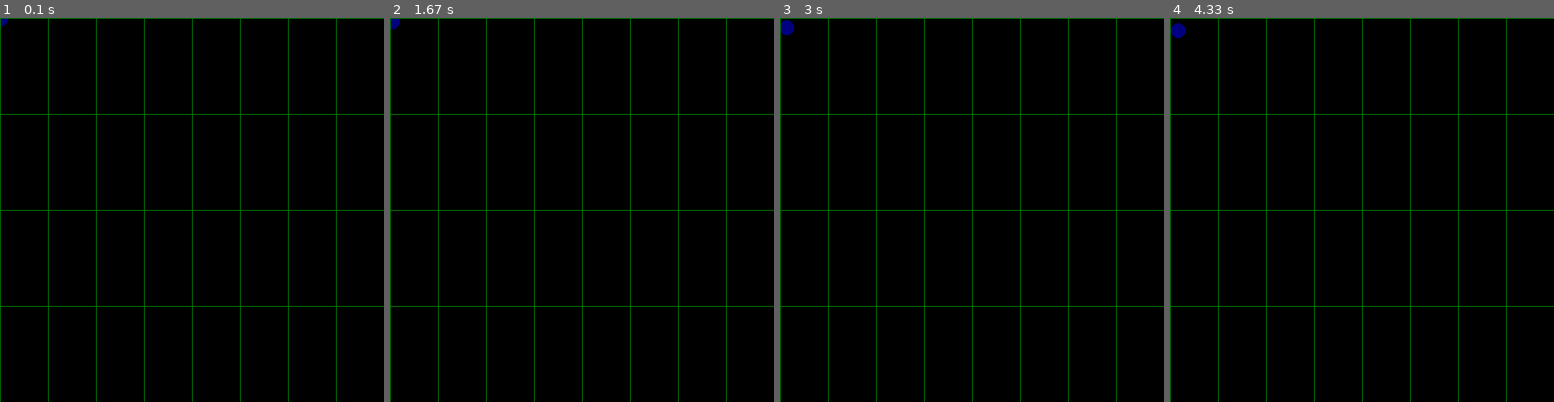
Above: before the commit, frames 1-4 (left to right).
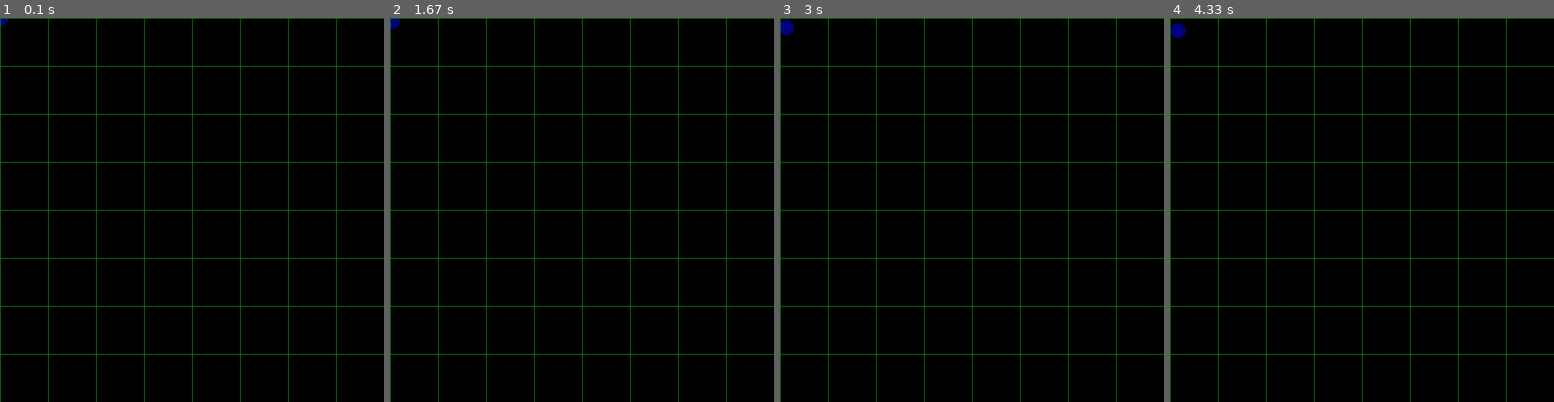
Above: after the commit, the same moments.

Repository: tjacek/planning
Game: pygame game, started from localization/model.py
Same seed, same stepped clock (60 frames per second), same inputs: the game is played once before the commit and once after it.
Inputs (mouse positions are in pixels of both pictures, inside the frame that each line leads up to):
- Up to frame 1 (0.1 s): no input
- Up to frame 2 (1.67 s): move the mouse to (620, 294) at 0.83 s; click (620, 294) at 1.07 s; press the mouse at (620, 294) at 1.47 s; move the mouse to (532, 248) at 1.57 s
- Up to frame 3 (3 s): release the mouse at (833, 198) at 1.7 s; press the mouse at (1010, 294) at 2.3 s; move the mouse to (1064, 325) at 2.4 s; release the mouse at (1117, 355) at 2.53 s
- Up to frame 4 (4.33 s): press the mouse at (1400, 294) at 3.23 s; move the mouse to (1431, 236) at 3.33 s; release the mouse at (1461, 175) at 3.47 s; press the mouse at (1400, 294) at 4.23 s

The runs differ from the first frame. In frame 1, 0.8% of the frame differs, in the area x 0-100%, y 12-88%; in frame 2, 0.8%; in frame 3, 0.8%; in frame 4, 0.8%.

Commit message:
rescale state

Diff:
--- a/localization/model.py
+++ b/localization/model.py
@@ -29,6 +29,8 @@
     def __init__(self,envir,bounds=(512,512)):
         self.envir=envir
         self.bounds=bounds
+        self.scale_x=1.0
+        self.scale_y=1.0
 
     def on_click(self,point):
         print(point)
@@ -42,19 +44,34 @@
     def show(self,window):
         window.fill((0,0,0))
         state=self.envir.get_state()[:2]
-        if(not (state is None)):
-            pg.draw.circle(window,(0,0,128),state,10)
-        self.draw_lines(window,step=64,horiz=True)
-        self.draw_lines(window,step=128,horiz=False)
+        state=self.normalize(state)
+#        if(not (state is None)):
+        pg.draw.circle(window,(0,0,128),state,10)
+        self.draw_lines(window,step=self.scale_x*64,horiz=True)
+        self.draw_lines(window,step=self.scale_y*64,horiz=False)
+
+    def normalize(self,state):
+        x,y=state
+        if(self.bounds[0]<x):
+            self.scale_x=0.9*(self.bounds[0]/x)
+        else:
+            self.scale_x=1.0
+        if(self.bounds[1]<y):
+            self.scale_y=0.9*(self.bounds[1]/y)
+        else:
+            self.scale_y=1.0
+        new_state=[self.scale_x*x,self.scale_y*y]
+        return np.array(new_state)
 
     def draw_lines(self,window,step=64,horiz=True,color=(0,128,0)):
         n_lines= int(self.bounds[0]/step)
         for i in range(n_lines):
             x_i= i*step
+
             if(horiz):
+                start,end=(0,x_i),(self.bounds[0],x_i)
+            else:
                 start,end=(x_i,0),(x_i,self.bounds[1])
-            else:
-                start,end=(0,x_i),(self.bounds[0],x_i)
             pg.draw.line(window,color,start,end)
 
 model=MotionEnvir()
